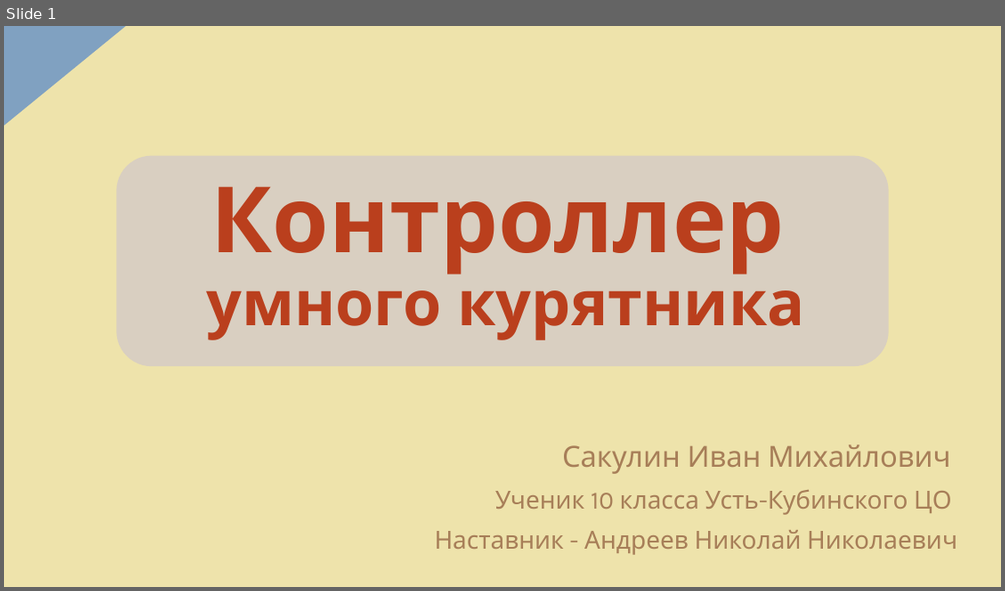
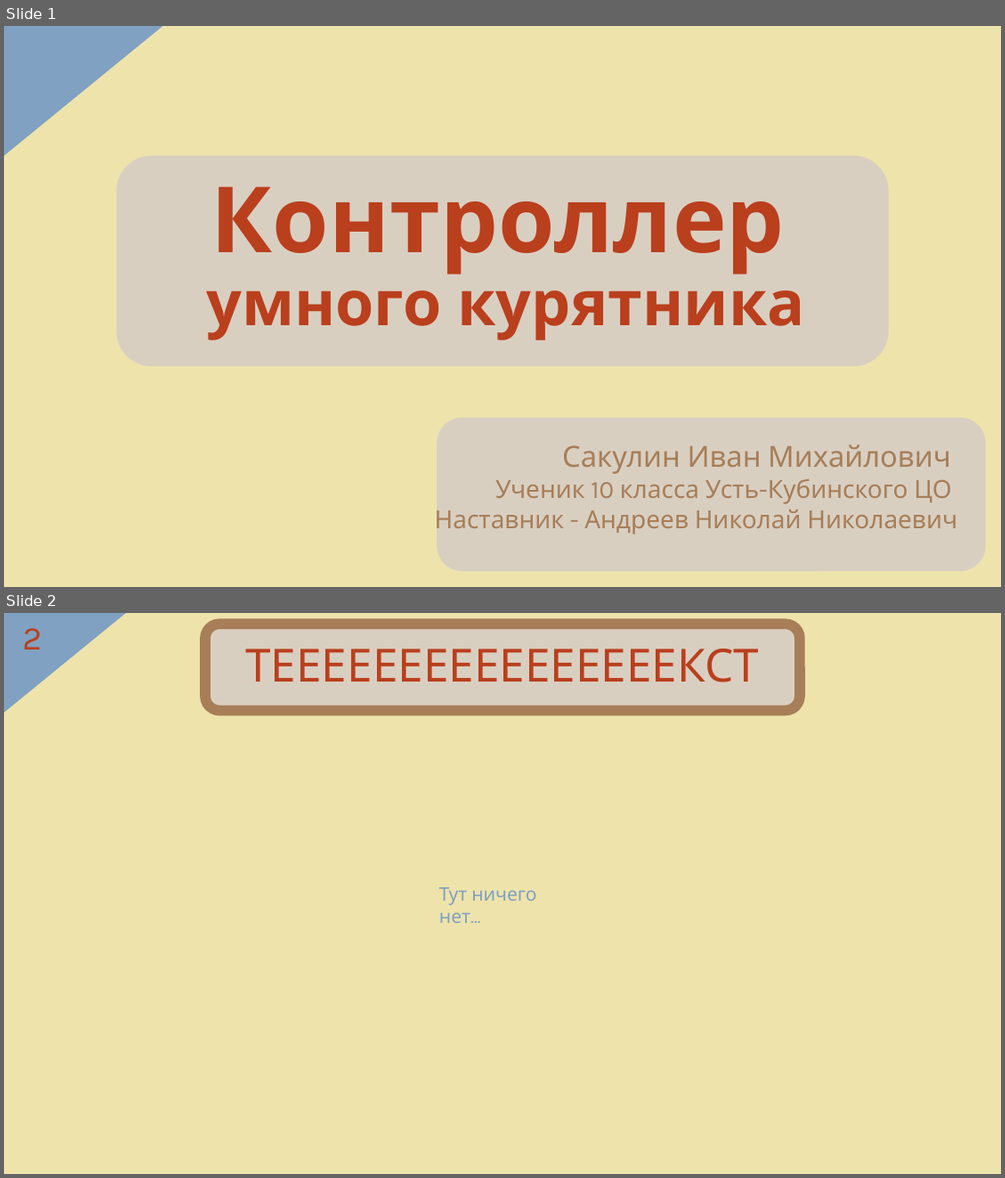
Before and after one commit to OneTwoZzzPlus/chicken, a slide deck: SChickenPresent-SakulinIM.pptx. Shown one above the other, each under a label of ours: slide 1 before the commit, slides 1 and 2 after it. The pictures are 1005x591 and 1005x1178 pixels, drawn with LibreOffice and Linux fonts; fonts in the diff are those of the drawing. Boxes give left, top, right and bottom in pixels: in the first picture for what was removed or moved away, otherwise in the second. Text is boxed around its words. In the diff, an @@ line names an element or a change of style, - is before the commit and + after.

```diff
--- a/SChickenPresent-SakulinIM.pptx
+++ b/SChickenPresent-SakulinIM.pptx
@@ slide 2 added at box(4, 613, 1001, 1174), background #EEE3AB; not listed: 1 template element that a slide beside it also shows @@
@@ page number added at box(23, 628, 42, 649), 32 pt, text #BA3F1D @@
+2
@@ rounded rectangle added at box(205, 625, 800, 711), fill #D9CFC1, outline #A77E58 10 pt @@
@@ title added at box(245, 649, 759, 682), 44 pt, text #BA3F1D @@
+ТЕЕЕЕЕЕЕЕЕЕЕЕЕЕЕЕКСТ
@@ text added at box(439, 887, 536, 923), 18 pt, text #80A1C1 @@
+Тут ничего нет…
@@ slide 1 changed as well @@
@@ right triangle removed at box(4, 26, 126, 126) @@
@@ right triangle added at box(4, 26, 126, 126), fill #80A1C1 @@
@@ right triangle added at box(4, 26, 162, 156), fill #80A1C1 @@
@@ rounded rectangle added at box(437, 417, 986, 572), fill #D9CFC1 @@
```
Also in this commit, not shown: 1 other slide added, 1 slide removed.
